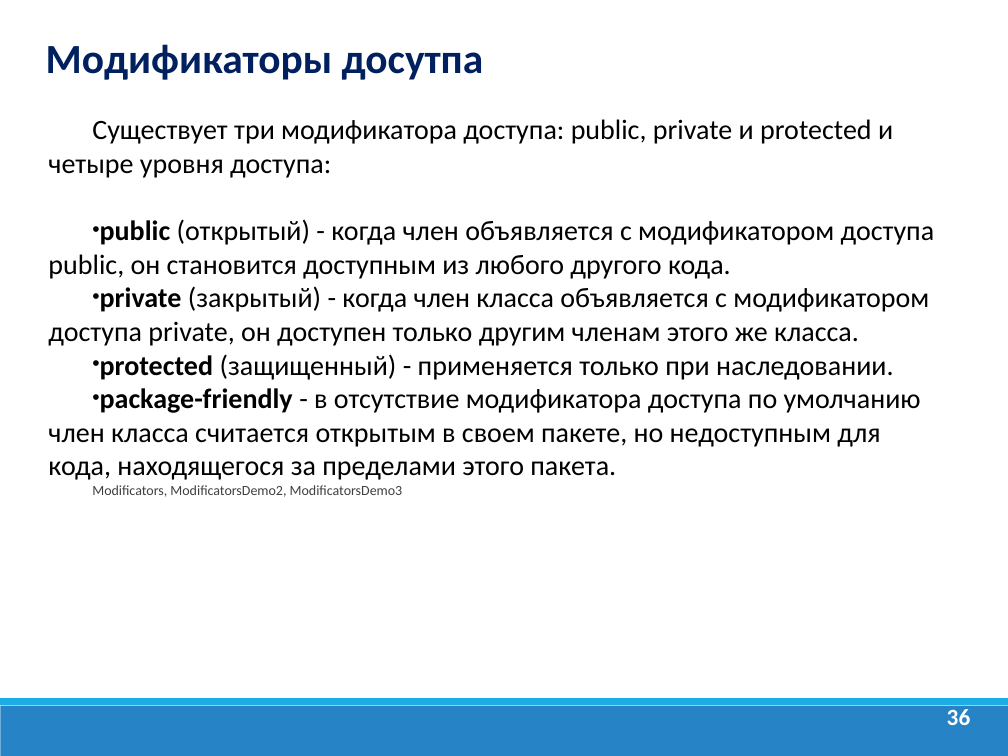
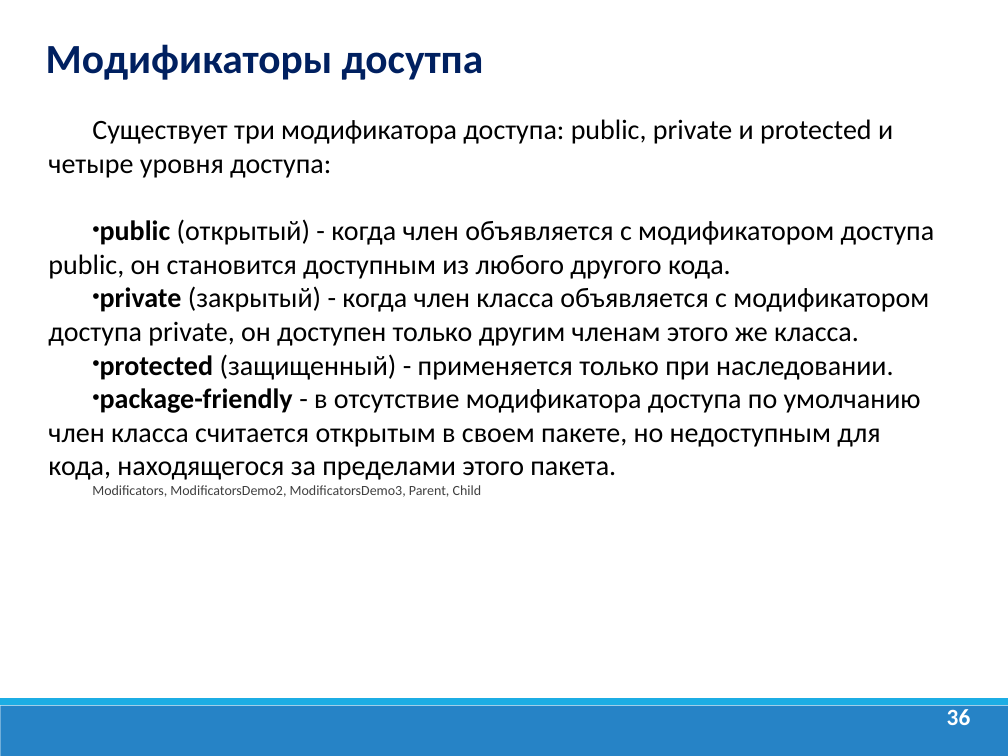
Before and after one commit to dmitry-academy/academy_5220, a slide deck: slide 36 of academy5220/resources/presentations/Java Lection 7. ООП.ppt. Drawn at 1008x756 pixels with LibreOffice and Linux fonts; fonts in the diff are those of the drawing; background and template pictures are left out. Boxes give left, top, right and bottom in pixels: in the first picture for what was removed or moved away, otherwise in the second. Text is boxed around its words. In the diff, an @@ line names an element or a change of style, - is before the commit and + after.

```diff
--- a/academy5220/resources/presentations/Java Lection 7. ООП.ppt
+++ b/academy5220/resources/presentations/Java Lection 7. ООП.ppt
@@ text at box(92, 485, 482, 497): text changed @@
-  Modificators, ModificatorsDemo2, ModificatorsDemo3
+  Modificators, ModificatorsDemo2, ModificatorsDemo3, Parent, Child
```
Also in this commit, not shown: 1 other slide changed, 6 slides added, 11 other files.
